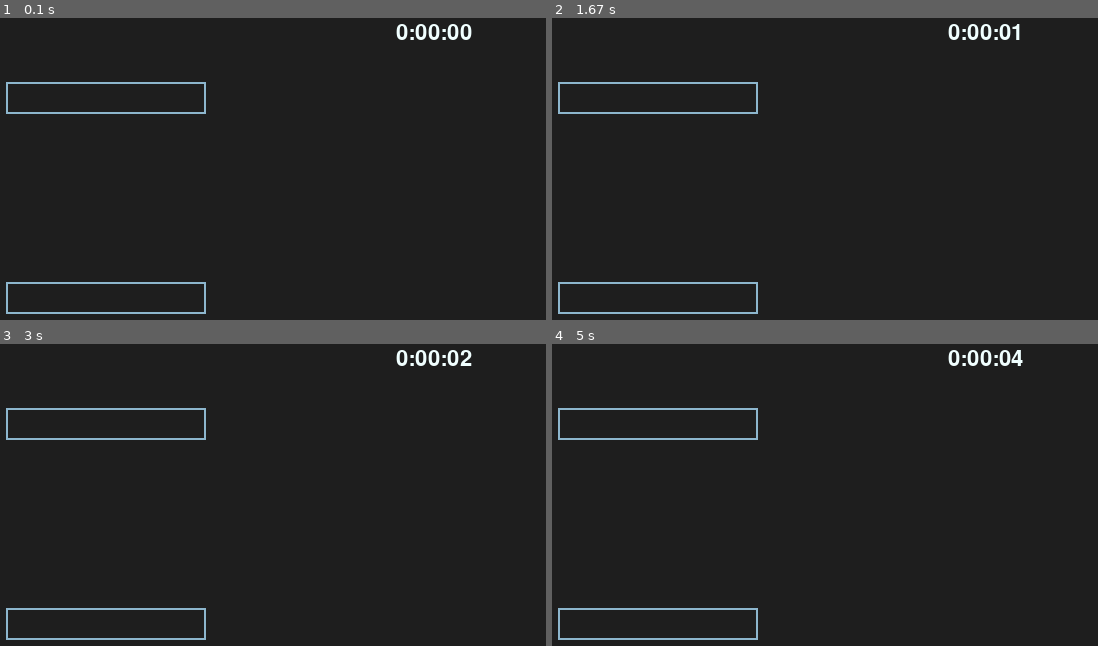
Above: before the commit, frames 1-4 (two rows, left to right).
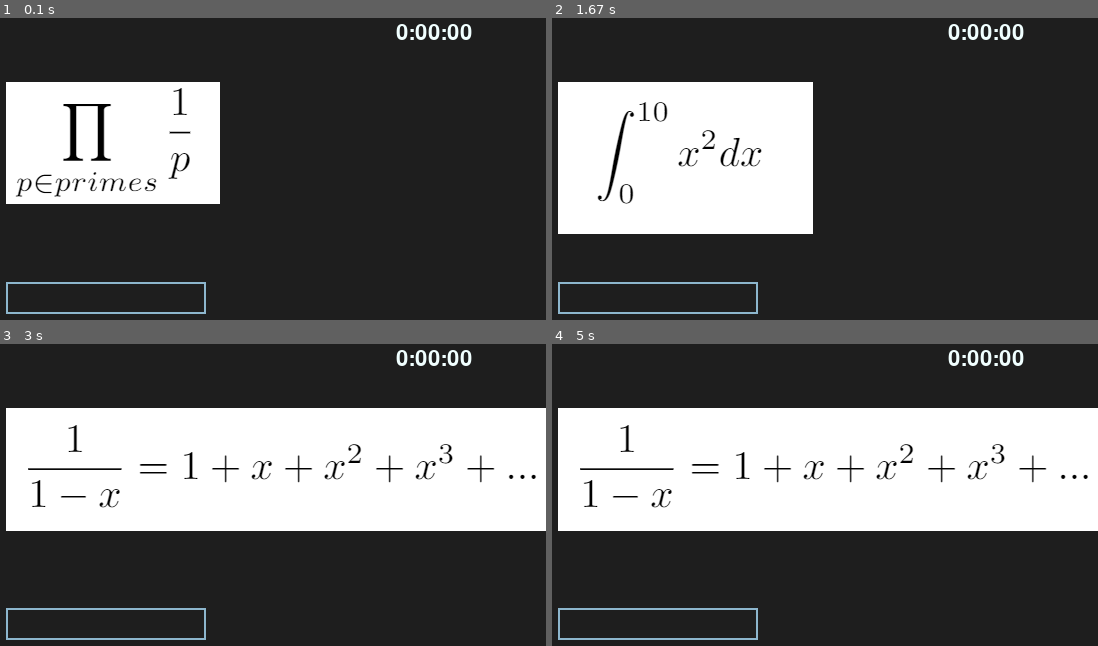
Above: after the commit, the same moments.

Repository: NiamV/OxfordHack
Game: pygame game, started from textInput.py
Same seed, same stepped clock (60 frames per second), same inputs: the game is played once before the commit and once after it.
Inputs:
- Up to frame 1 (0.1 s): no input
- Up to frame 2 (1.67 s): tap Enter at 0.33, 0.67, 1.62 s
- Up to frame 3 (3 s): tap Enter at 1.92, 2.17, 2.47, 2.67, 2.97 s
- Up to frame 4 (5 s): tap Enter at 3.23, 3.57, 3.87, 4, 4.4, 4.7 s

The runs differ from the first frame. In frame 1, 16% of the frame differs, in the area x 1-41%, y 21-62%; in frame 2, 24%; in frame 3, 40%; in frame 4, 40%, in the area x 1-100%, y 1-62%.

Commit message:
Big changes

Diff:
--- a/imageMapping.py
+++ b/imageMapping.py
@@ -1,5 +1,6 @@
 import math
 
+# Returns the 3-tuple containing the image ids (ints)
 def images(n, imageCount):
   numbers = [i for i in range(1,imageCount+1)]
   img1 = int(math.ceil(n / ((imageCount-1)*(imageCount-2))))
--- a/niamPygame.py
+++ b/niamPygame.py
@@ -16,13 +16,14 @@
 
 equationsFile = open("static/Equations.txt", "r").read().splitlines()
 
+# Redone every game
 count = 0
 n = random.randint(1,imageCount*(imageCount-1)*(imageCount-2))
+threeImages =  imageMapping.images(n, imageCount) # 3-tuple with the 3 id ints
+eqImg = [pygame.image.load("static/Eq" + str(threeImages[i]) + ".png") for i in range(0,3) ]
+eqTxt = [equationsFile[threeImages[i]-1] for i in range(0,3) ]
 
 while not done:
-    threeImages =  imageMapping.images(n, imageCount)
-    eqImg = [pygame.image.load("static/Eq" + str(threeImages[i]) + ".png") for i in range(0,3) ]
-    eqTxt = [equationsFile[threeImages[i]-1] for i in range(0,3) ]
     for event in pygame.event.get():
             if event.type == pygame.QUIT:
                     done = True
@@ -32,7 +33,9 @@
                     if count > 3:
                         done = True
                         break
+                    # Clear screen
                     screen.fill((0,0,0))
+                    # Add next image
                     screen.blit(eqImg[count-1], (0, 0))
 
     pygame.display.flip()
--- a/textInput.py
+++ b/textInput.py
@@ -16,26 +16,31 @@
 FONT = pg.font.Font(None, 32)
 
 LEFT_MARGIN = 100
+GAME_LENGTH = 3
+
+# Niam's variables
+imageCount = 8
+equationsFile = open("static/Equations.txt", "r").read().splitlines()
 
 # Untested
 class Question:
 
-    def __init__(self, number, img, img_id):
+    def __init__(self, number, img, goal_text):
         self.color = COLOR_MAIN
         self.img = img
+        self.goal_text = goal_text
 
-        self.w = screenWidth - (2 * LEFT_MARGIN)
-        self.h = 32
-        self.x = LEFT_MARGIN
-        self.y = LEFT_MARGIN + (200 * number)
-        self.inputBox = InputBox(self.x, self.y + (2 * h), self.w, self.h)
+        self.inputBox = InputBox(LEFT_MARGIN, LEFT_MARGIN + 200, screenWidth - (2 * LEFT_MARGIN), 32)
 
     def draw(self, screen):
         # Draw the goal image
-        screen.blit(img, (LEFT_MARGIN, LEFT_MARGIN))
+        screen.blit(self.img, (LEFT_MARGIN, LEFT_MARGIN))
 
         # Draw the input box
         self.inputBox.draw(screen)
+
+    def handle_event(self, event):
+        self.inputBox.handle_event(event)
 
 
 class InputBox:
@@ -86,53 +91,87 @@
 
     return '{:d}:{:02d}:{:02d}'.format(h, m, s)
 
+# def newGame():
+#     count = 0
+#     n = random.randint(1,imageCount*(imageCount-1)*(imageCount-2))
+#     threeImages =  imageMapping.images(n, imageCount) # 3-tuple with the 3 id ints
+#     eqImg = [pg.image.load("static/Eq" + str(threeImages[i]) + ".png") for i in range(0,3) ]
+#     eqTxt = [equationsFile[threeImages[i]-1] for i in range(0,3) ]
+
+#     questions = [ Question(i, eqImg[i], eqTxt[i]) for i in range(GAME_LENGTH)]
+
+#     while not done:
+#         for event in pg.event.get():
+#                 if event.type == pg.QUIT:
+#                         done = True
+#                 if event.type == pg.KEYDOWN:
+#                     if event.key == pg.K_SPACE:
+#                         count += 1
+#                         if count > 3:
+#                             done = True
+#                             break
+#                         # Clear screen
+#                         screen.fill((0,0,0))
+#                         # Add next image
+#                         screen.blit(eqImg[count-1], (0, 0))
+
 def main():
     clock = pg.time.Clock()
-    input_box1 = InputBox(100, 100, 140, 32)
-    input_box2 = InputBox(100, 300, 140, 32)
-    input_boxes = [input_box1, input_box2]
     done = False
-    imageCount = 8
-    images = []
-
-    # Stopwatch setup
-    counter = 0
-    timerText = secondsToString(counter).rjust(3)
-    pg.time.set_timer(pg.USEREVENT, 1000)
 
     while not done:
-        for event in pg.event.get():
-            if event.type == pg.QUIT:
-                done = True
-            if event.type == pg.USEREVENT:
-                counter += 1
-                timerText = secondsToString(counter).rjust(3) if counter > 0 else 'boom!'
-            if event.type == pg.KEYDOWN:
-                # niamPygame.py
-                if event.key == pg.K_SPACE:
-                    n = random.randint(1,imageCount*(imageCount-1)*(imageCount-2))
-                    images =  imageMapping.images(n, imageCount)
-                # end
+        # Stopwatch setup
+        counter = 0
+        timerText = secondsToString(counter).rjust(3)
+        pg.time.set_timer(pg.USEREVENT, 1000)
 
-            for box in input_boxes:
-                box.handle_event(event)
+        count = 0
+        n = random.randint(1,imageCount*(imageCount-1)*(imageCount-2))
+        threeImages =  imageMapping.images(n, imageCount) # 3-tuple with the 3 id ints
+        eqImg = [pg.image.load("static/Eq" + str(threeImages[i]) + ".png") for i in range(0,3) ]
+        eqTxt = [equationsFile[threeImages[i]-1] for i in range(0,3) ]
 
-        for box in input_boxes:
-            box.update()
+        questions = [ Question(i, eqImg[i], eqTxt[i]) for i in range(GAME_LENGTH)]
 
-        # Updates UI
-        screen.fill((30, 30, 30))
-        for box in input_boxes:
-            box.draw(screen)
-        for i in range(len(images)):
-            eq = pg.image.load("static/Eq" + str(images[i]) + ".png")
-            y = 300 * i
-            screen.blit(eq, (0,y))
+        gameDone = False
 
-        screen.blit(FONT.render(timerText, True, COLOR_MAIN), (screenWidth - 150, 40))
+        while not gameDone:
+            for event in pg.event.get():
+                if event.type == pg.QUIT:
+                    done = True
+                    break
+                if event.type == pg.USEREVENT:
+                    counter += 1
+                    timerText = secondsToString(counter).rjust(3)
+                if event.type == pg.KEYDOWN:
+                    if event.key == pg.K_RETURN:
+                        count += 1
+                        if count >= GAME_LENGTH:
+                            gameDone = True
+                            break
+                        # # Add next image
+                        # screen.blit(eqImg[count-1], (0, 0))
 
-        pg.display.flip()
-        clock.tick(30)
+                questions[count].inputBox.handle_event(event)
+
+            # UI Updates
+            screen.fill((30, 30, 30))
+
+            # Bad fix
+            if gameDone:
+                # Shows endgame screen
+                screen.blit(FONT.render("You're done!", True, COLOR_MAIN), (screenWidth - 150, 40))
+
+                break
+            else:
+                # Refreshes inputbox size, clears screen, and displays question and timer
+                questions[count].inputBox.update()
+                questions[count].draw(screen)
+
+                screen.blit(FONT.render(timerText, True, COLOR_MAIN), (screenWidth - 150, 40))
+
+            pg.display.flip()
+            clock.tick(30)
 
 
 if __name__ == '__main__':
Not shown, changed: imageMapping.pyc
